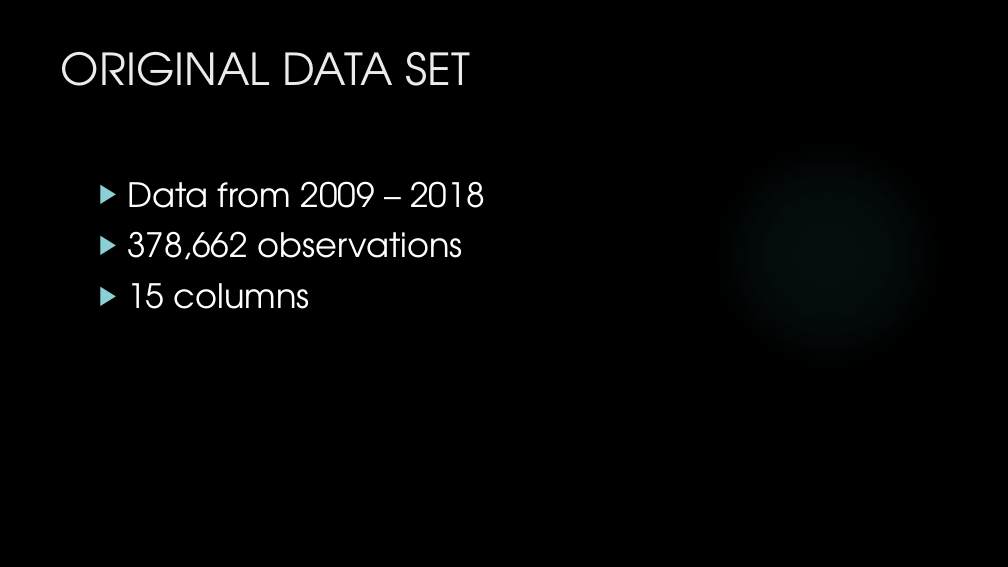
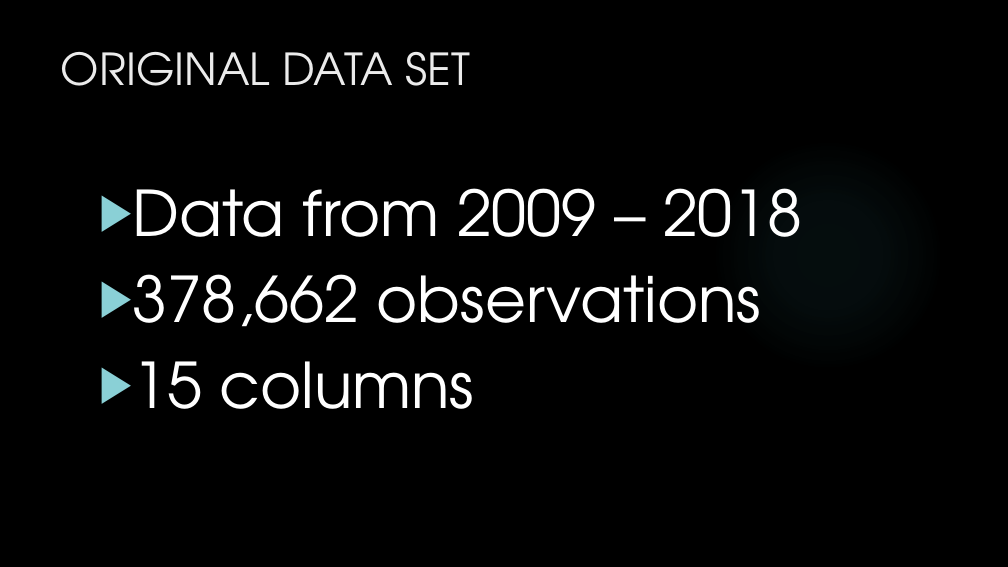
Before and after one commit to jedeming11/summerProject, a slide deck: slide 3 of Presentation.pptx. Drawn at 1008x567 pixels with LibreOffice and Linux fonts; fonts in the diff are those of the drawing; background and template pictures are left out. Boxes give left, top, right and bottom in pixels: in the first picture for what was removed or moved away, otherwise in the second. Text is boxed around its words. In the diff, an @@ line names an element or a change of style, - is before the commit and + after.

```diff
--- a/Presentation.pptx
+++ b/Presentation.pptx
@@ text "Data from 2009 – 2018" at box(132, 188, 803, 409): size 32 to 60 pt @@
```
Also in this commit, not shown: 3 other slides changed, 4 slides added, 2 slides removed.
